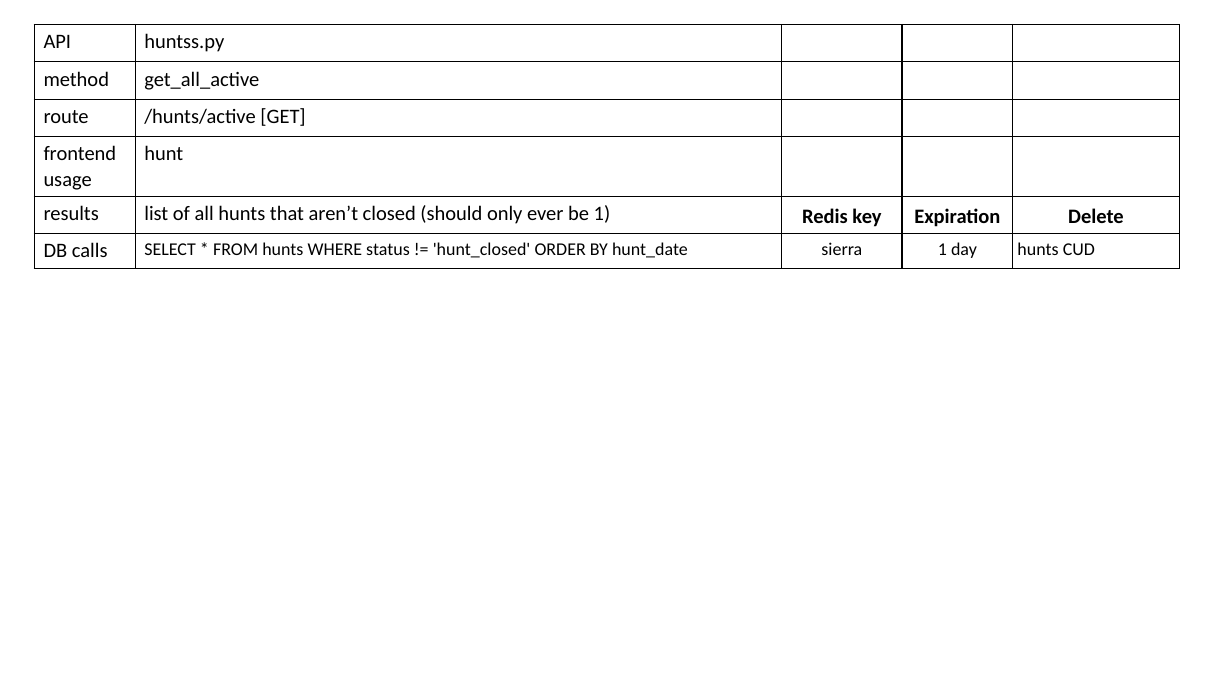
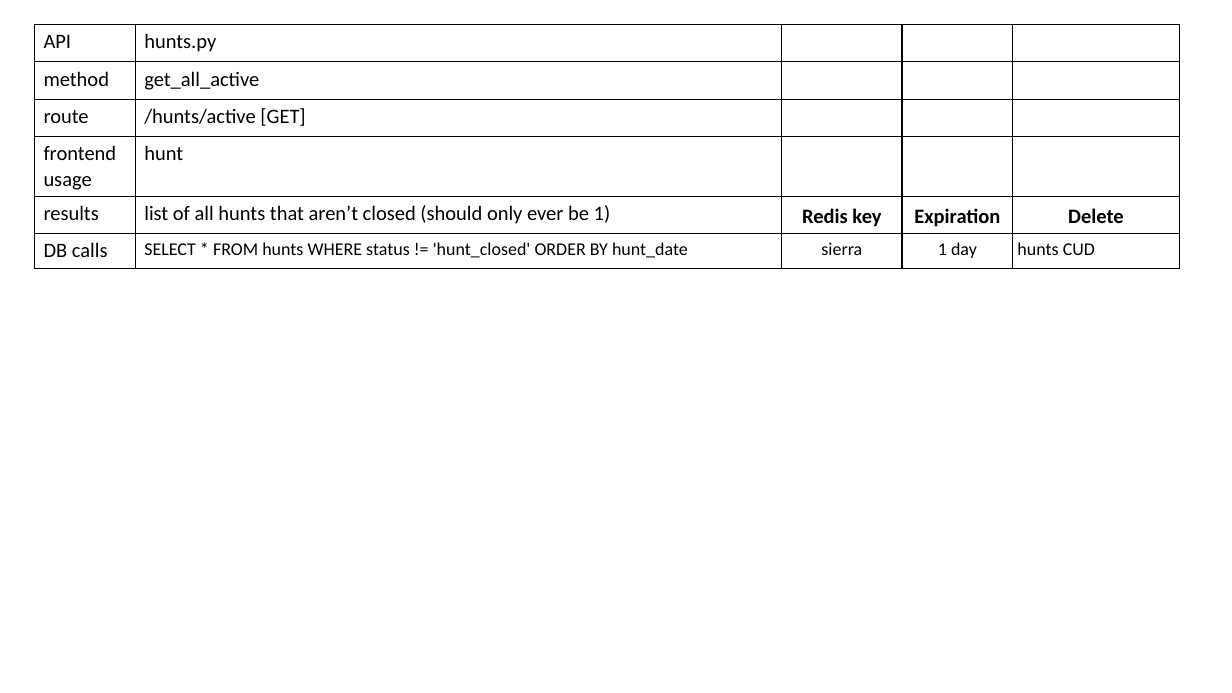
Before and after one commit to tc334/duck-club-app, a slide deck: slide 10 of docs/Redis.pptx. Drawn at 1232x693 pixels with LibreOffice and Linux fonts; fonts in the diff are those of the drawing. Boxes give left, top, right and bottom in pixels: in the first picture for what was removed or moved away, otherwise in the second. Text is boxed around its words. In the diff, an @@ line names an element or a change of style, - is before the commit and + after.

```diff
--- a/docs/Redis.pptx
+++ b/docs/Redis.pptx
@@ table at (34,24,1179,266) @@
-row 1, column 2: huntss.py
+row 1, column 2: hunts.py
```
Also in this commit, not shown: 5 other slides changed, 1 slide added, 38 other files.
